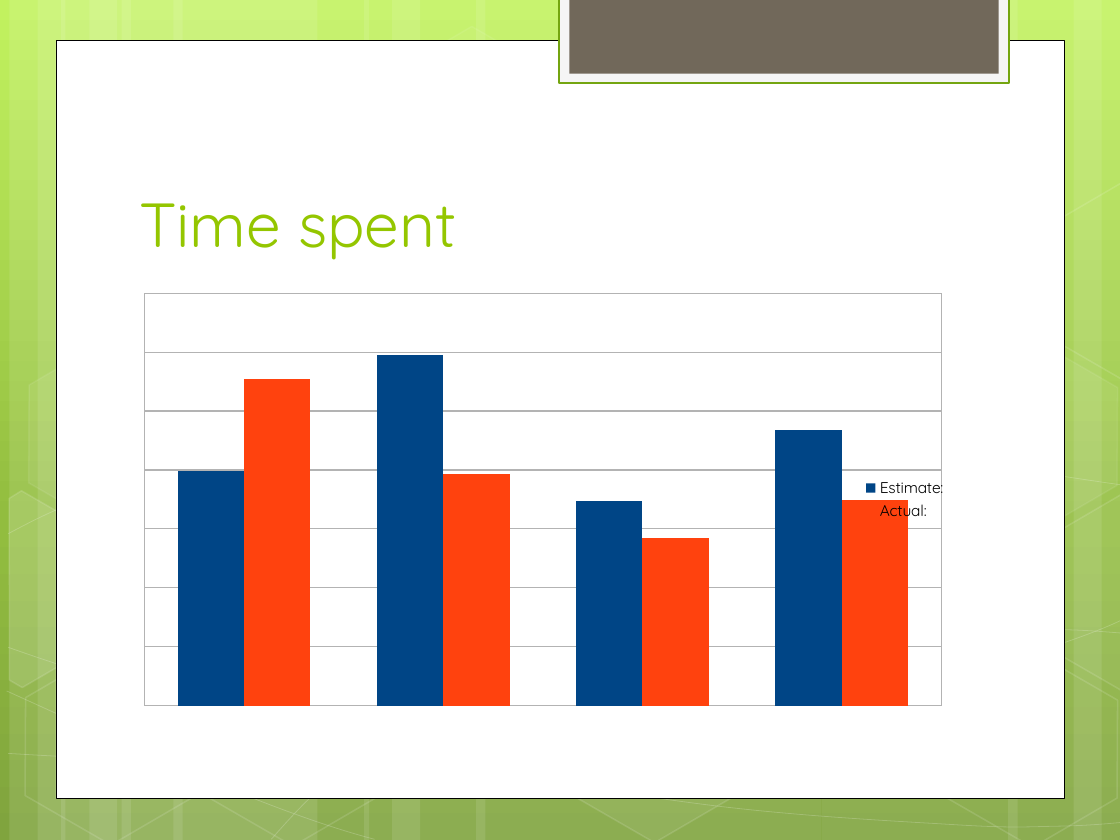
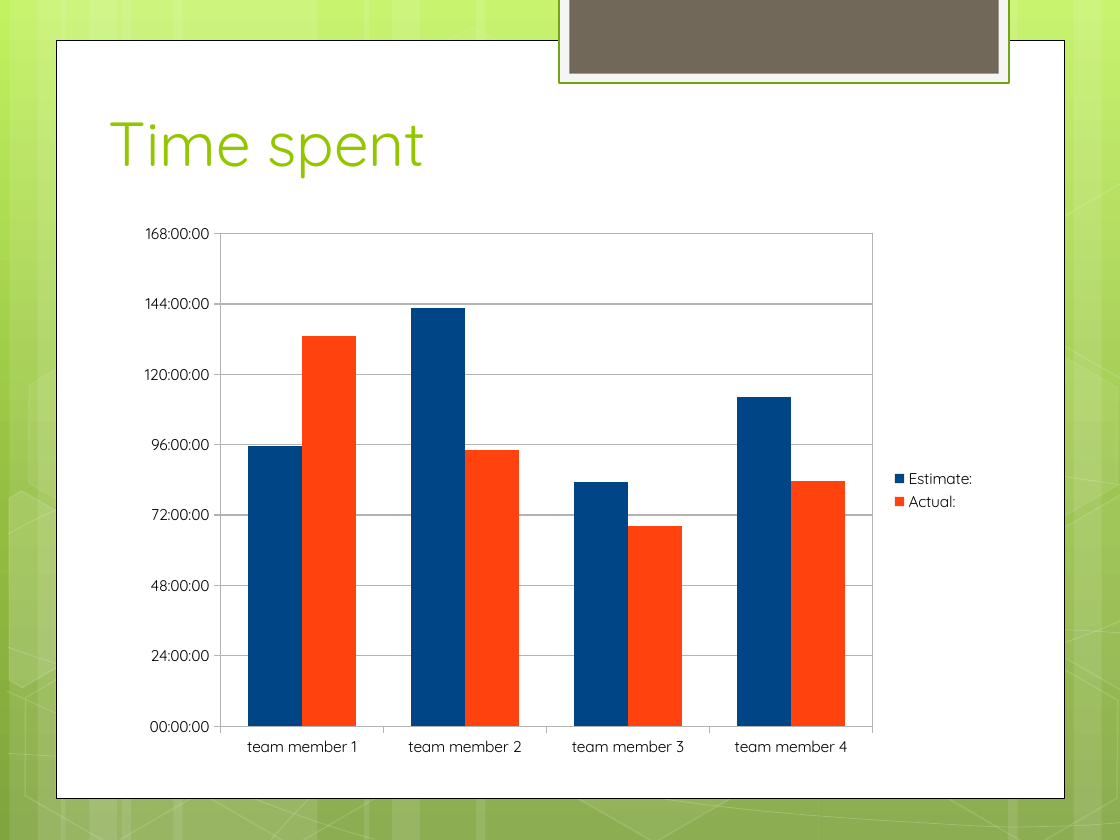
Before and after one commit to hiyenwong/cs679-b1-class-project, a slide deck: slide 12 of deliverables/final/Final Presentation.pptx. Drawn at 1120x840 pixels with LibreOffice and Linux fonts; fonts in the diff are those of the drawing. Boxes give left, top, right and bottom in pixels: in the first picture for what was removed or moved away, otherwise in the second. Text is boxed around its words. In the diff, an @@ line names an element or a change of style, - is before the commit and + after.

```diff
--- a/deliverables/final/Final Presentation.pptx
+++ b/deliverables/final/Final Presentation.pptx
@@ title "Time spent": place and size @@
-title "Time spent" at (139, 203, 456, 260)
+title "Time spent" at (109, 122, 426, 179)
@@ column chart at (128, 213, 987, 766) @@
-categories: 1, 2, 3, 4
+categories: team member 1, team member 2, team member 3, team member 4
-Estimate:: 67, 100, 58, 79
+Estimate:: 4, 5.9, 3.5, 4.7
-Actual:: 93, 66, 48, 59
+Actual:: 5.5, 3.9, 2.8, 3.5
@@ legend changed @@
@@ category axis changed @@
@@ value axis changed @@
@@ column chart: place and size @@
-column chart at (128, 284, 958, 715)
+column chart at (128, 213, 987, 766)
```
Also in this commit, not shown: 3 other slides changed, 1 slide added, 1 slide removed.
